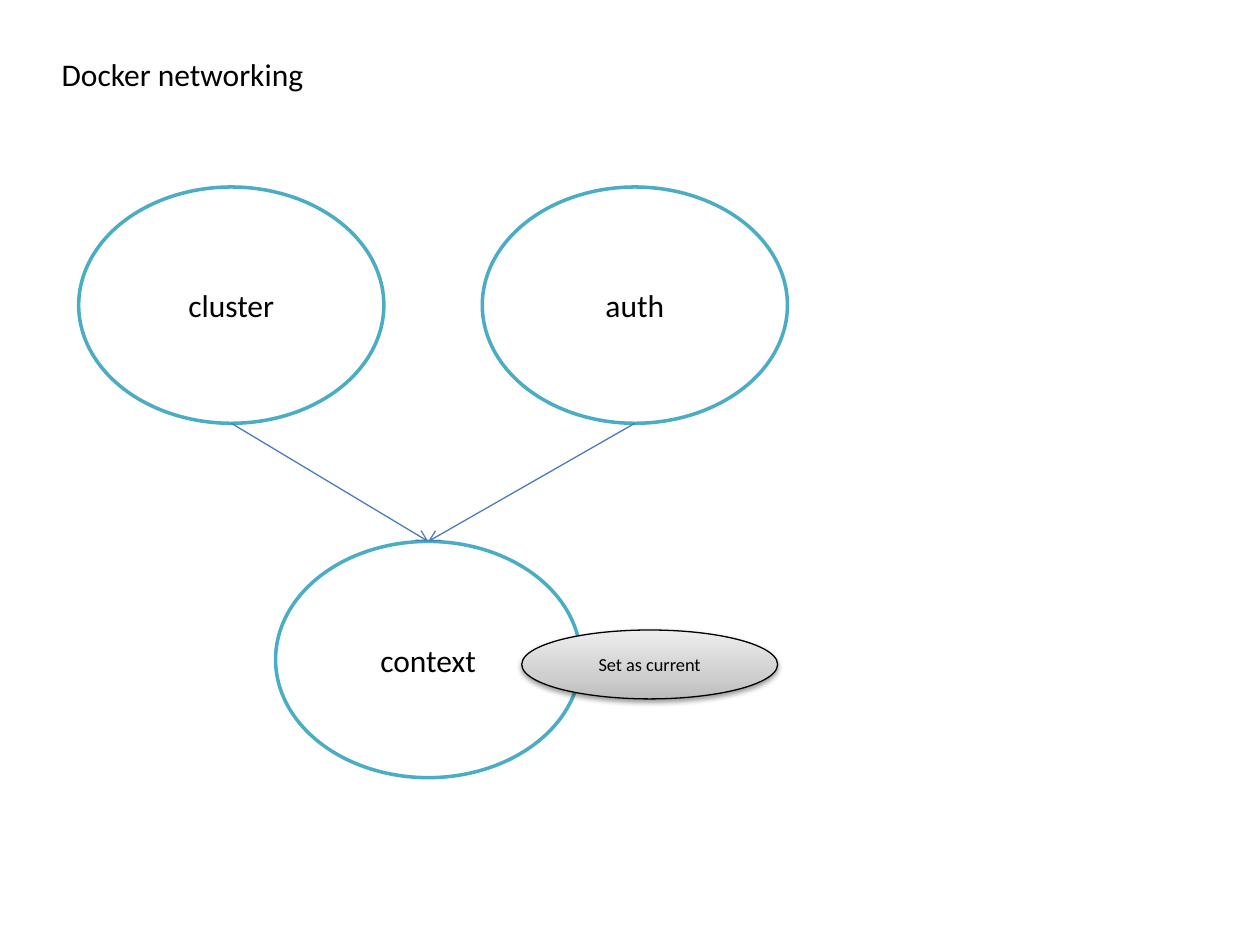
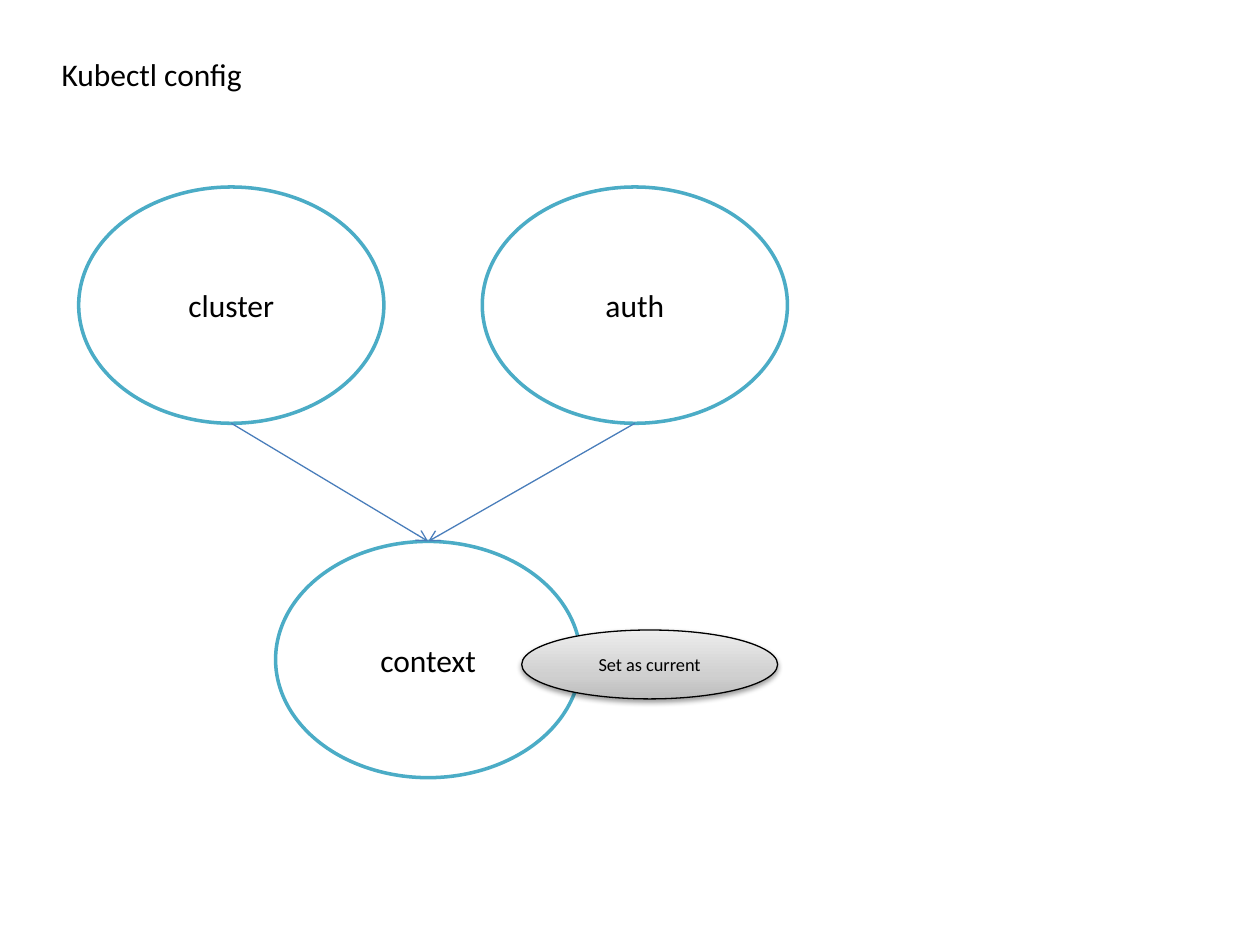
Before and after one commit to kapilraina/kolkata2020labs, a slide deck: slide 9 of Lab-Designs.pptx. Drawn at 1260x945 pixels with LibreOffice and Linux fonts; fonts in the diff are those of the drawing. Boxes give left, top, right and bottom in pixels: in the first picture for what was removed or moved away, otherwise in the second. Text is boxed around its words. In the diff, an @@ line names an element or a change of style, - is before the commit and + after.

```diff
--- a/Lab-Designs.pptx
+++ b/Lab-Designs.pptx
@@ text at [62, 64, 241, 92]: text changed @@
-Docker networking
+Kubectl config
```
Also in this commit, not shown: 1 other slide changed, 1 other file.
